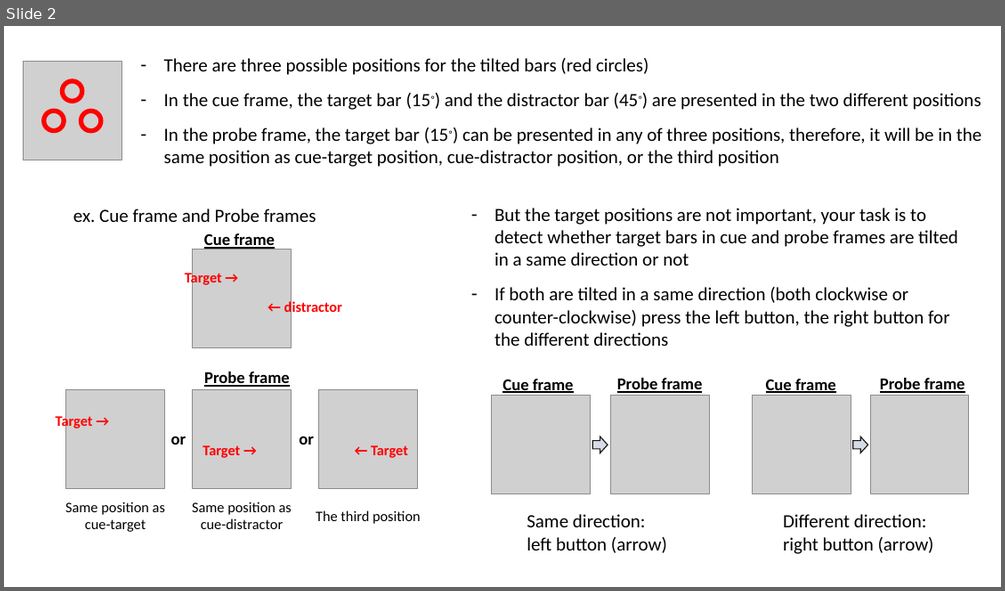
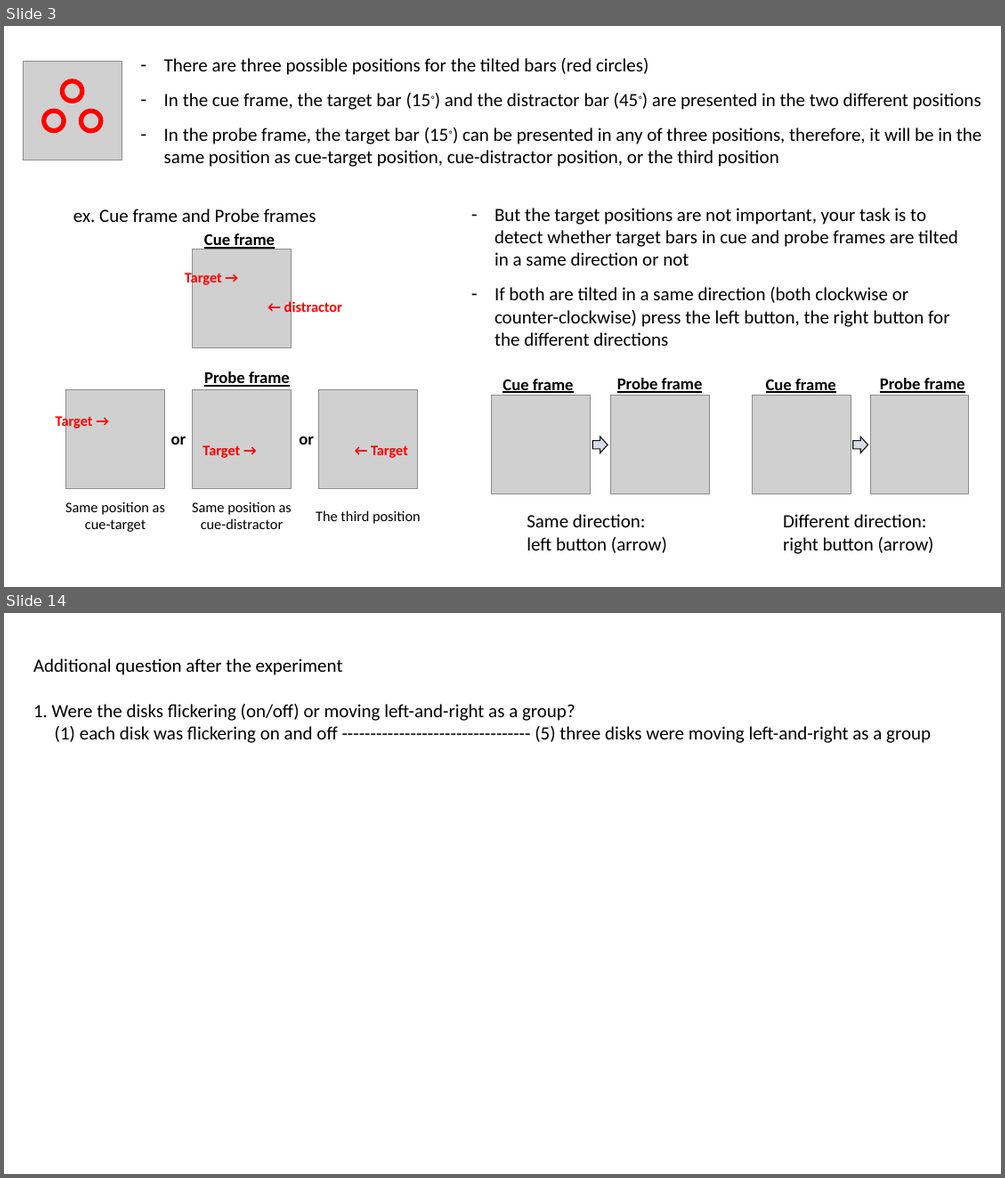
Before and after one commit to Ohyeon5/TPD_priority_map, a slide deck: Instructions/Instruction for observers.pptx. Shown one above the other, each under a label of ours: slide 2 before the commit, slides 3 and 14 after it; the slides between them are not shown. The pictures are 1005x591 and 1005x1178 pixels, drawn with LibreOffice and Linux fonts; fonts in the diff are those of the drawing; grey boxes stand for pictures. Boxes give left, top, right and bottom in pixels: in the first picture for what was removed or moved away, otherwise in the second. Text is boxed around its words. In the diff, an @@ line names an element or a change of style, - is before the commit and + after.

```diff
--- a/Instructions/Instruction for observers.pptx
+++ b/Instructions/Instruction for observers.pptx
@@ slide 14 added at (4,613,1001,1174), background #FFFFFF @@
@@ text added at (33,658,930,743), 18 pt, text #000000 @@
+Additional question after the experiment
+1. Were the disks flickering (on/off) or moving left-and-right as a group?
+(1) each disk was flickering on and off --------------------------------- (5) three disks were moving left-and-right as a group
@@ what was slide 2 is now slide 3 @@
```
Also in this commit, not shown: 1 slide changed, 11 other slides added, 8 other files.
